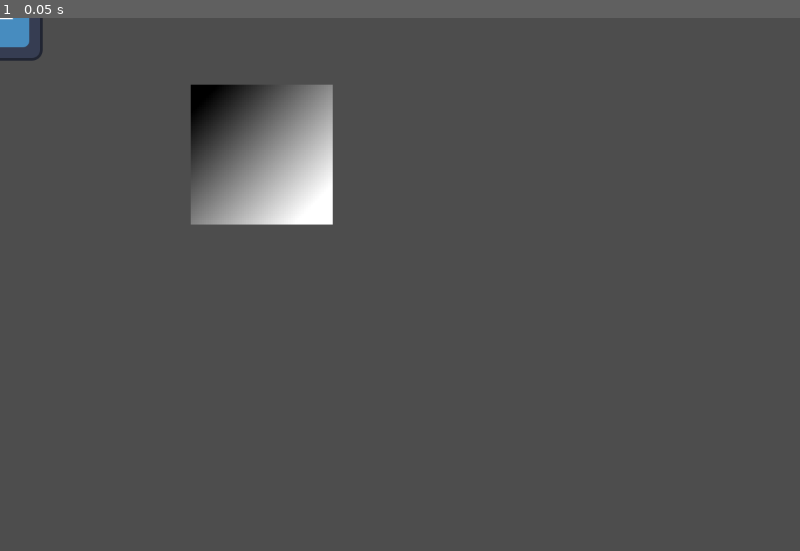
Above: before the commit, frame 1.
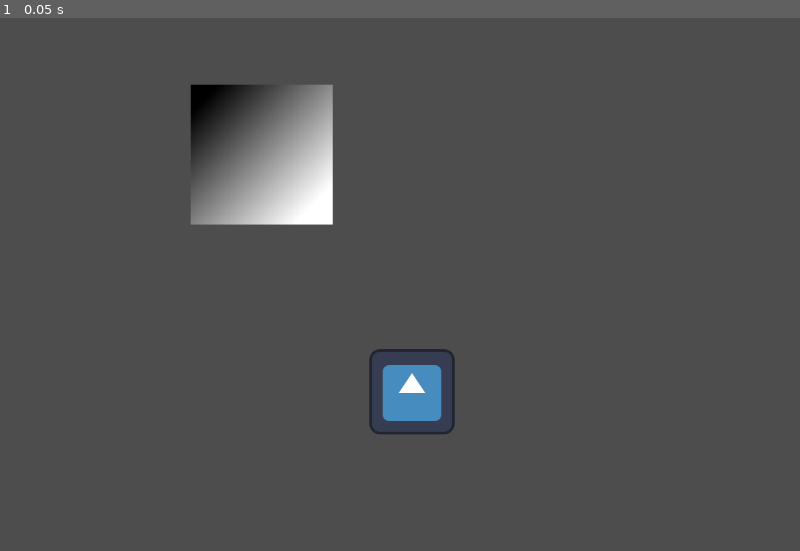
Above: after the commit, the same moment.

Repository: uotlaf/laughteller
Game: Godot game, scene res://Scenes/test.tscn
The game is run twice, just before and just after one commit, with the same random seed, the same clock (stepped at 60 frames per second) and the same inputs. The project has no main scene, so this scene is started directly. The engine's default icon, where the game draws it, is replaced by a stand-in: a white triangle on a blue panel in a dark square.
Inputs:
- Up to frame 1 (0.05 s): no input

The runs differ from the first frame. In frame 1, 1.3% of the frame differs, in the area x 0-57%, y 0-79%.

Commit message:
adicionado arquetipo de menu

Diff:
--- /dev/null
+++ b/Scenes/menu.tscn
@@ -0,0 +1,39 @@
+[gd_scene load_steps=2 format=3 uid="uid://r7htcafwr30y"]
+
+[ext_resource type="Script" path="res://Scripts/Menu.gd" id="1_cs1ej"]
+
+[node name="Menu" type="Control"]
+layout_mode = 3
+anchors_preset = 0
+offset_right = 40.0
+offset_bottom = 40.0
+script = ExtResource("1_cs1ej")
+
+[node name="MarginContainer" type="MarginContainer" parent="."]
+layout_mode = 0
+offset_right = 40.0
+offset_bottom = 40.0
+
+[node name="VBoxContainer" type="VBoxContainer" parent="MarginContainer"]
+layout_mode = 2
+
+[node name="NewGame" type="Button" parent="MarginContainer/VBoxContainer"]
+layout_mode = 2
+text = "Novo jogo"
+
+[node name="Continue" type="Button" parent="MarginContainer/VBoxContainer"]
+layout_mode = 2
+text = "Continuar"
+
+[node name="Options" type="Button" parent="MarginContainer/VBoxContainer"]
+layout_mode = 2
+text = "Opções"
+
+[node name="Quit" type="Button" parent="MarginContainer/VBoxContainer"]
+layout_mode = 2
+text = "Sair"
+
+[connection signal="pressed" from="MarginContainer/VBoxContainer/NewGame" to="." method="_on_new_game_pressed"]
+[connection signal="pressed" from="MarginContainer/VBoxContainer/Continue" to="." method="_on_continue_pressed"]
+[connection signal="pressed" from="MarginContainer/VBoxContainer/Options" to="." method="_on_options_pressed"]
+[connection signal="pressed" from="MarginContainer/VBoxContainer/Quit" to="." method="_on_quit_pressed"]
--- /dev/null
+++ b/Scenes/options_menu.tscn
@@ -0,0 +1,32 @@
+[gd_scene load_steps=2 format=3 uid="uid://dn82vkt73bvyp"]
+
+[ext_resource type="Script" path="res://Scripts/options_menu.gd" id="1_vslm2"]
+
+[node name="OptionsMenu" type="Control"]
+layout_mode = 3
+anchors_preset = 0
+offset_right = 40.0
+offset_bottom = 40.0
+script = ExtResource("1_vslm2")
+
+[node name="MarginContainer" type="MarginContainer" parent="."]
+layout_mode = 0
+offset_right = 40.0
+offset_bottom = 40.0
+
+[node name="VBoxContainer" type="VBoxContainer" parent="MarginContainer"]
+layout_mode = 2
+
+[node name="Language" type="Button" parent="MarginContainer/VBoxContainer"]
+layout_mode = 2
+text = "Language"
+
+[node name="Volume" type="Button" parent="MarginContainer/VBoxContainer"]
+layout_mode = 2
+text = "Volume"
+
+[node name="Back" type="Button" parent="MarginContainer/VBoxContainer"]
+layout_mode = 2
+text = "Back"
+
+[connection signal="pressed" from="MarginContainer/VBoxContainer/Back" to="." method="_on_back_pressed"]
--- /dev/null
+++ b/Scripts/Menu.gd
@@ -0,0 +1,13 @@
+extends Control
+
+func _on_new_game_pressed():
+	get_tree().change_scene_to_file("res://Scenes/main_peace.tscn")
+
+func _on_continue_pressed():
+	pass # Replace with function body.
+
+func _on_options_pressed():
+	get_tree().change_scene_to_file("res://Scenes/options_menu.tscn");
+
+func _on_quit_pressed():
+	get_tree().quit();
--- a/Scripts/main_peace.gd
+++ b/Scripts/main_peace.gd
@@ -2,26 +2,13 @@
 
 class_name Main_Peace
 
-var in_box = false
 var mouse_on: bool = false
-var original_position: Vector2
-
-
 
 func _physics_process(_delta: float):
-	if not in_box:
-		global_position = original_position
 	if Input.is_action_pressed("ui_left_mouse"):
 		if mouse_on:
 			global_position = get_global_mouse_position()
 
-
-func grab(box: Box):
-	in_box = true
-	global_position = box.global_position
-
-func ungrab():
-	in_box = false
 
 func mouse_ent():
 	mouse_on = true
--- /dev/null
+++ b/Scripts/options_menu.gd
@@ -0,0 +1,4 @@
+extends Control
+
+func _on_back_pressed():
+	get_tree().change_scene_to_file("res://Scenes/menu.tscn");
